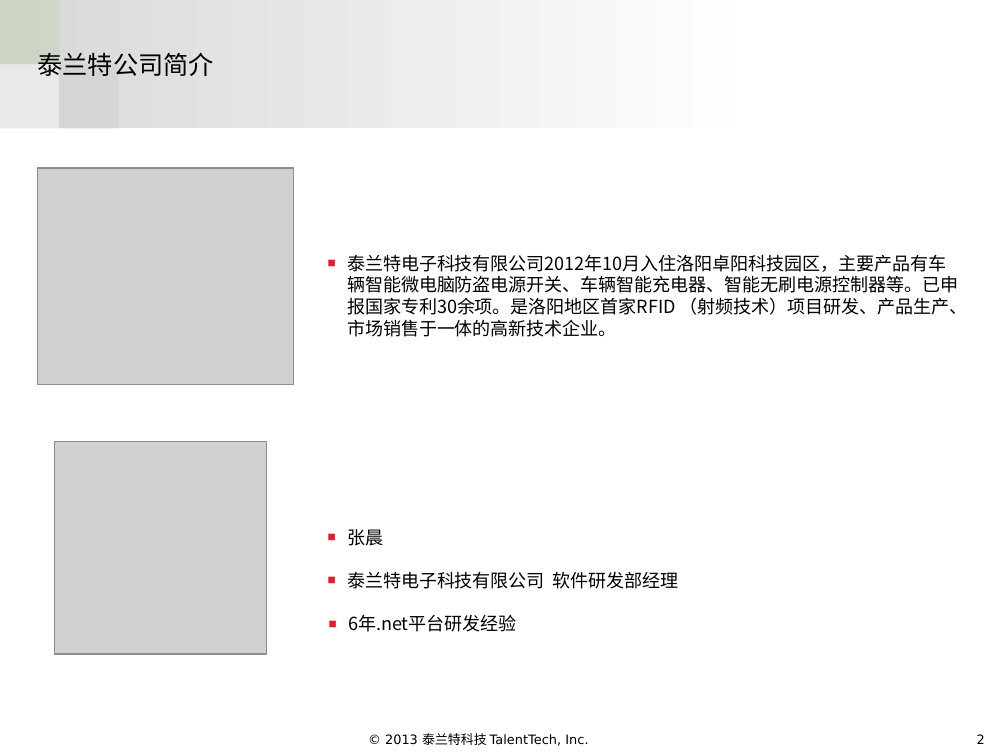
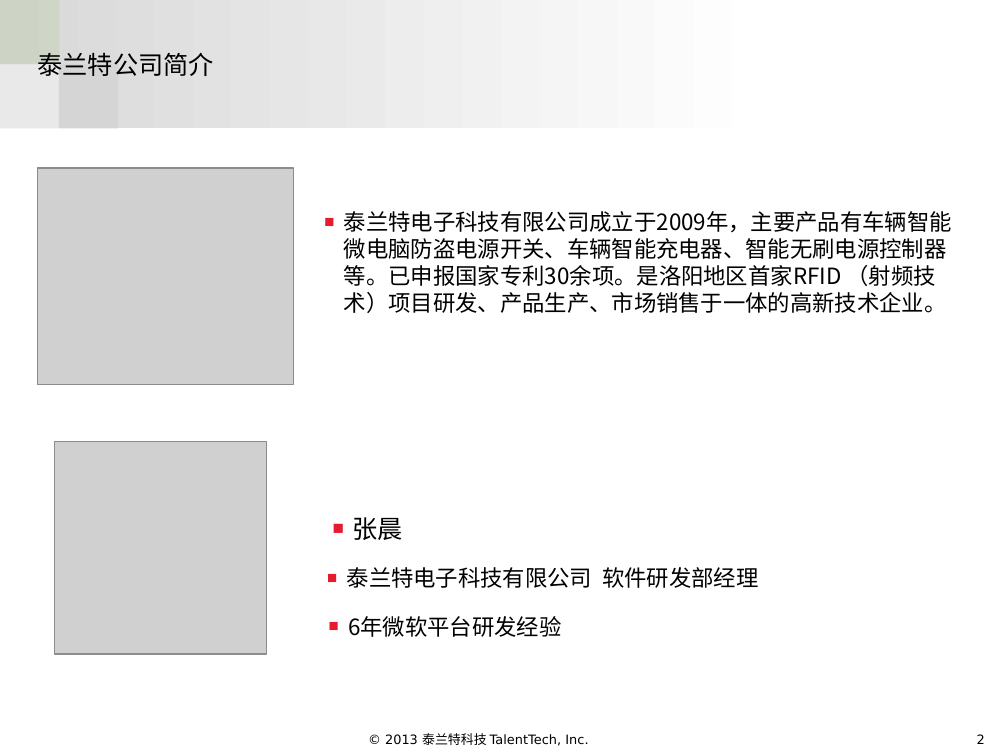
Before and after one commit to aqssxlzc/goagentAutoUpdate, a slide deck: slide 2 of RSA.pptx. Drawn at 1008x756 pixels with LibreOffice and Linux fonts; fonts in the diff are those of the drawing; grey boxes stand for pictures; background and template pictures are left out. Boxes give left, top, right and bottom in pixels: in the first picture for what was removed or moved away, otherwise in the second. Text is boxed around its words. In the diff, an @@ line names an element or a change of style, - is before the commit and + after.

Commit message:
change

```diff
--- a/RSA.pptx
+++ b/RSA.pptx
@@ text at <box>344,211,952,313</box>: text changed; size 12.9 to 16 pt @@
-■ 泰兰特电子科技有限公司2012年10月入住洛阳卓阳科技园区，主要产品有车辆智能微电脑防盗电源开关、车辆智能充电器、智能无刷电源控制器等。已申报国家专利30余项。是洛阳地区首家RFID （射频技术）项目研发、产品生产、市场销售于一体的高新技术企业。
+■ 泰兰特电子科技有限公司成立于2009年，主要产品有车辆智能微电脑防盗电源开关、车辆智能充电器、智能无刷电源控制器等。已申报国家专利30余项。是洛阳地区首家RFID （射频技术）项目研发、产品生产、市场销售于一体的高新技术企业。
@@ text "张晨": place and size @@
-text "张晨" at <box>347,529,383,546</box>
+text "张晨" at <box>352,517,402,540</box>
@@ text "张晨" at <box>352,517,402,540</box>: size 12.9 to 18 pt; more space between paragraphs @@
@@ text "泰兰特电子科技有限公司 软件研发部经理" at <box>347,567,758,588</box>: size 12.9 to 16 pt; more space between paragraphs @@
@@ text at <box>348,616,561,637</box>: text changed; size 12.9 to 16 pt @@
-■ 6年.net平台研发经验
+■ 6年微软平台研发经验
```
Also in this commit, not shown: 6 other slides changed, 4 slides added.
